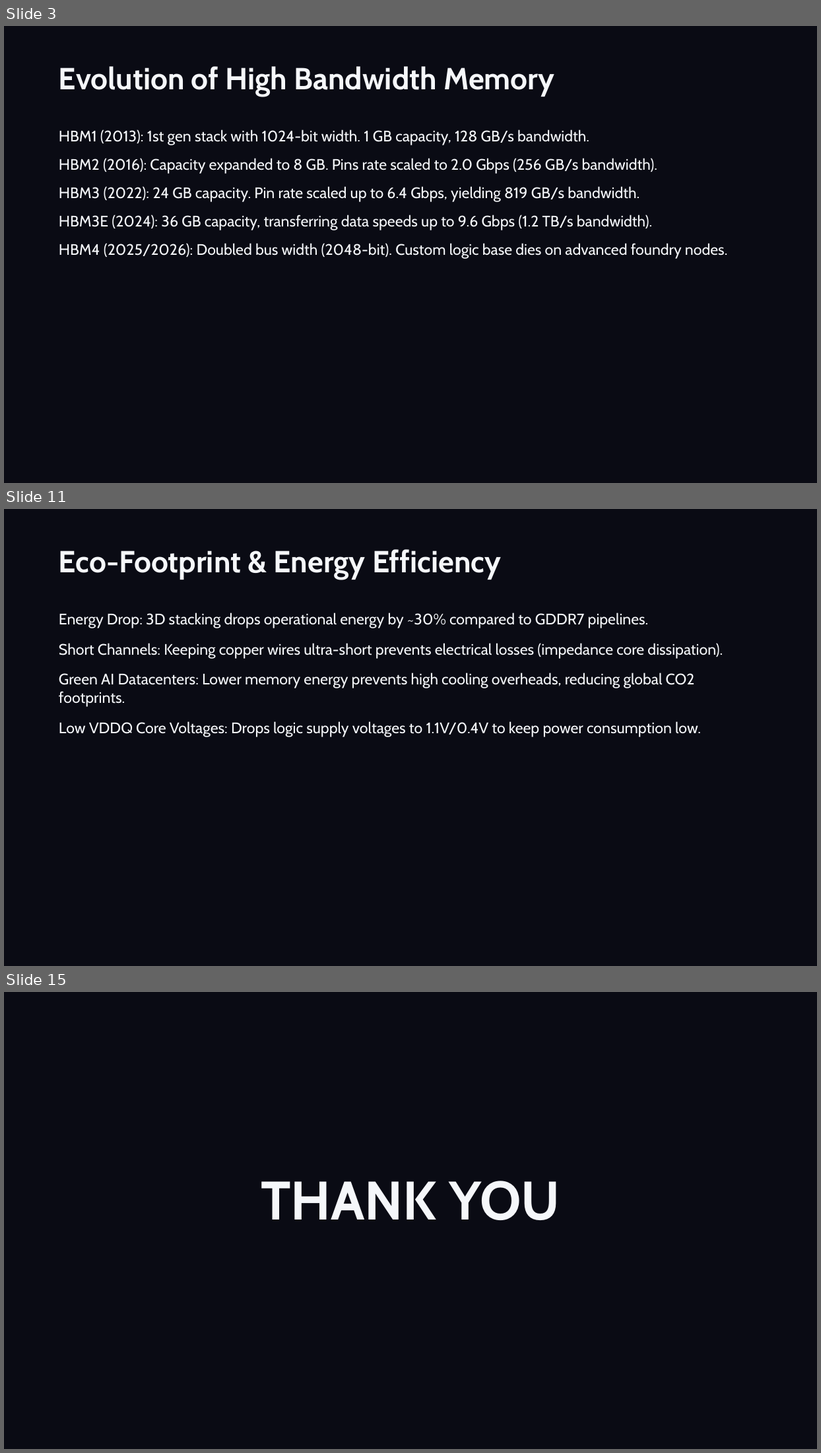
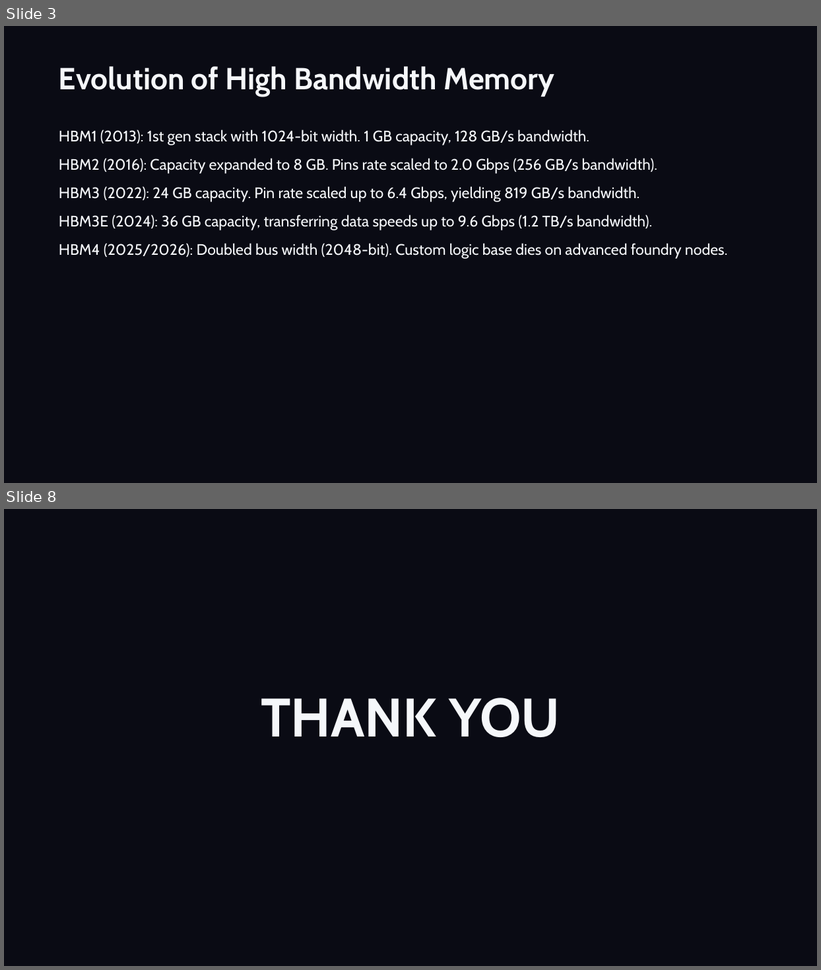
Before and after one commit to jaiAkash1209/Ecube-ppt, a slide deck: HBM4_HBM4E_Showcase.pptx. Shown one above the other, each under a label of ours: slides 3, 11 and 15 before the commit, slides 3 and 8 after it; the slides between them are not shown. The pictures are 821x1453 and 821x970 pixels, drawn with LibreOffice and Linux fonts; fonts in the diff are those of the drawing. Boxes give left, top, right and bottom in pixels: in the first picture for what was removed or moved away, otherwise in the second. Text is boxed around its words. In the diff, an @@ line names an element or a change of style, - is before the commit and + after.

```diff
--- a/HBM4_HBM4E_Showcase.pptx
+++ b/HBM4_HBM4E_Showcase.pptx
@@ slide 11 removed at box(4, 509, 817, 966), background #0A0B14 @@
@@ text removed at box(59, 549, 501, 580) @@
-Eco-Footprint & Energy Efficiency
@@ text removed at box(59, 613, 723, 737) @@
-Energy Drop: 3D stacking drops operational energy by ~30% compared to GDDR7 pipelines.
-Short Channels: Keeping copper wires ultra-short prevents electrical losses (impedance core dissipation).
-Green AI Datacenters: Lower memory energy prevents high cooling overheads, reducing global CO2 footprints.
-Low VDDQ Core Voltages: Drops logic supply voltages to 1.1V/0.4V to keep power consumption low.
@@ what was slide 15 is now slide 8 @@
```
Also in this commit, not shown: 1 slide changed, 3 slides added, 9 other slides removed, 4 other files.
